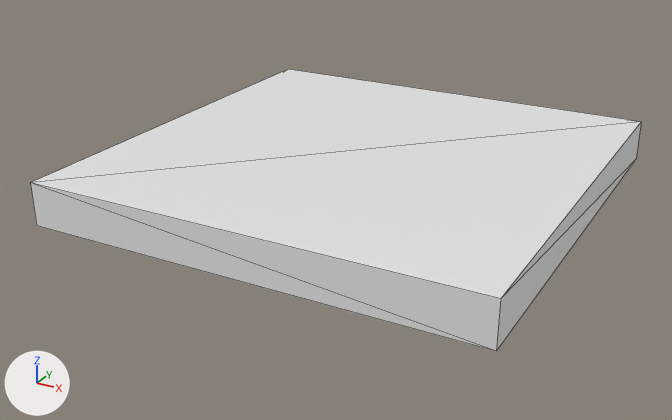
One commit to the glTF model meshes/main_structure.glb: the scene before it, then after it.
The view is the same before and after, from a 50 mm lens placed at (80.7, -157.8, 72.6), pointed at (-3.1, -5.5, -3.5). The axes (+X, +Y, +Z) are drawn at lower left. The lights are the same throughout. Mesh edges are drawn as thin lines. Where no turn or scale is listed for an object, it has been applied to the vertices. Vertices at the same position are counted once.

In view in the first picture: 'MainStructure'.
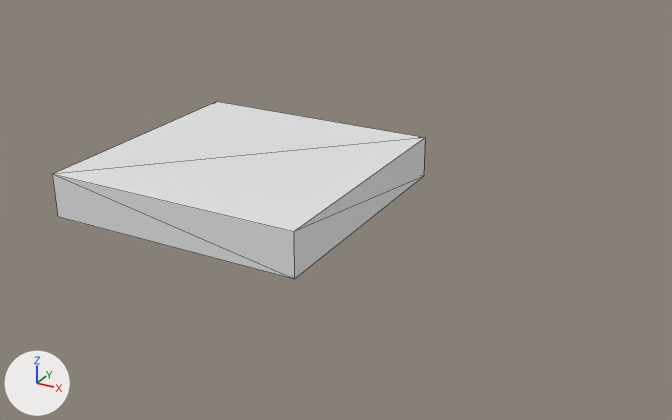
Where the newer file only moved an object's origin or applied its transform, the numbers keep the older frame.

Where the change shows, as pixel boxes (x1, y1, x2, y2) in the pictures (672 x 420 px):
```json
{"object": "MainStructure", "change": "reshaped", "before": [31, 69, 641, 351], "after": [52, 102, 425, 279], "on screen": "39% narrower, 37% shorter"}
{"part": 1, "of": "me_cube", "change": "added", "after": [52, 102, 425, 279]}
{"part": 2, "of": "me_cube", "change": "deleted", "before": [31, 69, 641, 351]}
```

The change, as JSON lines over the scene's bpy script:
```json
{"block": "me_cube", "where": "# used by ob_mainstructure; location = (0.0, 0.0, 0.0)"}
{"op": "remove", "block": "me_cube", "code": "me_cube.from_pydata(...)  # 78 vertices, 152 faces; spans x -45.3..45.3, y -45.3..45.3, z -0.4..8.3"}
{"op": "add", "block": "me_cube", "code": "me_cube.from_pydata(...)  # 110 vertices, 216 faces; spans x -44.8..8.2, y -40.3..12.7, z -0.4..8.3"}
{"block": "me_cube", "change": "me_cube part 1: a new loose piece, a box spanning x -44.8..8.2, y -40.3..12.7, z -0.4..8.3, in mat_material (white #e7e7e7)"}
{"block": "me_cube", "change": "me_cube part 2"}
{"block": "me_cube", "change": "8 vertices are removed from x -45.3..45.3, y -45.3..45.3, z -0.4..8.3"}
{"block": "me_cube", "change": "12 faces are deleted"}
```
